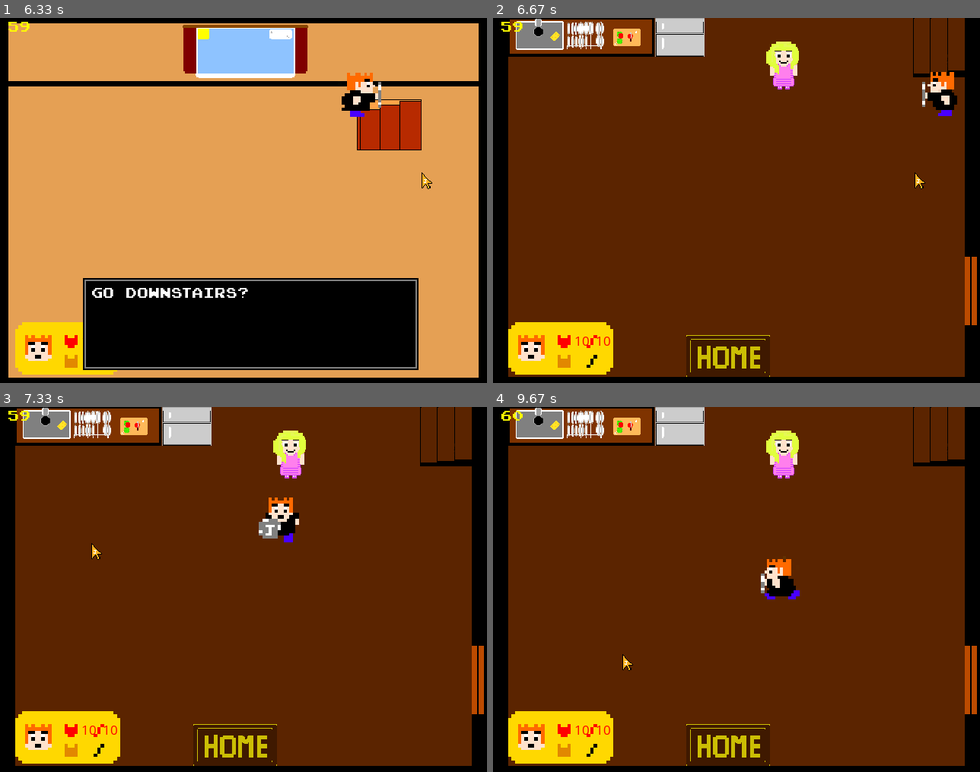
Above: before the commit, frames 1-4 (two rows, left to right).
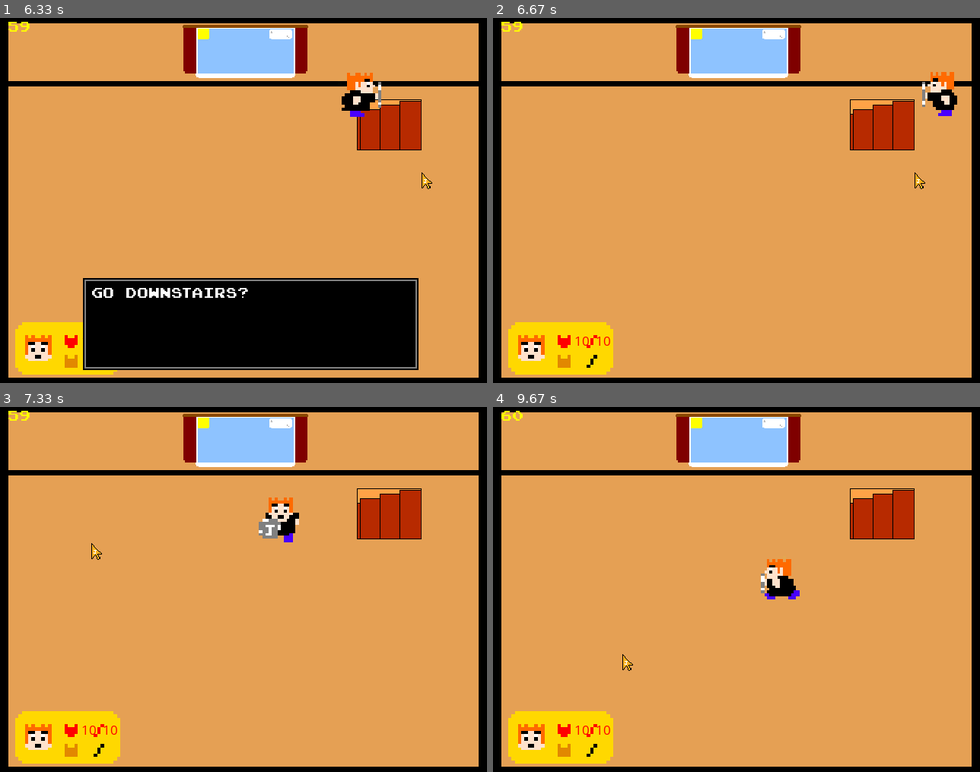
Above: after the commit, the same moments.

Repository: Marios325346/John-sAdventure
Game: pygame game, started from main.py
The game is run twice, just before and just after one commit, with the same random seed, the same clock (stepped at 60 frames per second) and the same inputs.
Inputs (mouse positions are in pixels of both pictures, inside the frame that each line leads up to):
- Up to frame 1 (6.33 s): tap Enter at 0.33 s; hold Right 0.67-1.13 s; move the mouse to (126, 204) at 0.7 s; hold Up 1.17-1.47 s; move the mouse to (92, 145) at 1.2 s; hold Right 1.5-1.97 s; move the mouse to (316, 72) at 1.53 s; hold Left 2-2.53 s; move the mouse to (301, 233) at 2.03 s; hold Down 2.57-2.87 s; move the mouse to (253, 76) at 2.6 s; hold Left 2.9-3.3 s; move the mouse to (68, 189) at 2.93 s; hold Up 3.33-3.7 s; move the mouse to (248, 240) at 3.37 s; hold Right 3.73-4.37 s; move the mouse to (228, 138) at 3.77 s; hold Down 4.4-4.77 s; move the mouse to (370, 258) at 4.43 s; hold Left 4.8-5.27 s; move the mouse to (165, 80) at 4.83 s; hold Right 5.3-5.77 s; move the mouse to (370, 167) at 5.33 s; hold Up 5.8-6.1 s; move the mouse to (58, 120) at 5.83 s; hold Right from 6.13 s (still down); move the mouse to (418, 171) at 6.17 s
- Up to frame 2 (6.67 s): release Right at 6.6 s; hold Left from 6.63 s (still down)
- Up to frame 3 (7.33 s): move the mouse to (345, 523) at 6.67 s; release Left at 7.17 s; hold Down from 7.2 s (still down); move the mouse to (92, 542) at 7.23 s
- Up to frame 4 (9.67 s): release Down at 7.5 s; hold Left 7.53-7.93 s; move the mouse to (906, 662) at 7.57 s; hold Up 7.97-8.33 s; move the mouse to (590, 465) at 8 s; hold Right 8.37-9 s; move the mouse to (843, 498) at 8.4 s; hold Down 9.03-9.4 s; move the mouse to (755, 574) at 9.07 s; hold Left from 9.43 s (still down); move the mouse to (619, 655) at 9.47 s

Frame 1 is identical in both runs. In frame 2, 91% of the frame differs, in the area x 1-100%, y 0-99%; in frame 3, 91%; in frame 4, 91%.

Commit message:
ver 0.0.2 last arc

Diff:
--- a/main.py
+++ b/main.py
@@ -93,13 +93,16 @@
     if playerX >= 440 and playerX <= 530 and playerY >= 60 and playerY <= 120:
         screen.blit(catalogImg, (100, 340))
         screen.blit(text, (120, 350))
-        if event.key == pygame.K_RETURN:
+        if event.type == pygame.KEYDOWN:
+            if event.key == pygame.K_RETURN:
+                    print("Next level")
+                    #game = not game
+                    #main_room = True
             #time.wait(1000)
-            game = not game
-            main_room = True
-
-        else:
-            pass
+            #changeMap = True
+        #if changeMap:
+            #game = not game
+            #main_room = True
 
 menu = True
 while menu:
